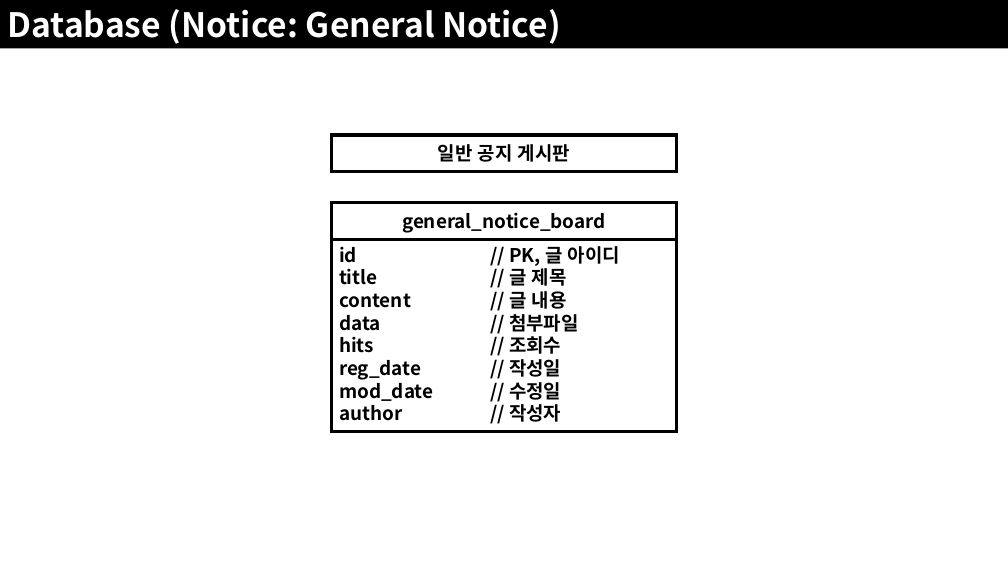
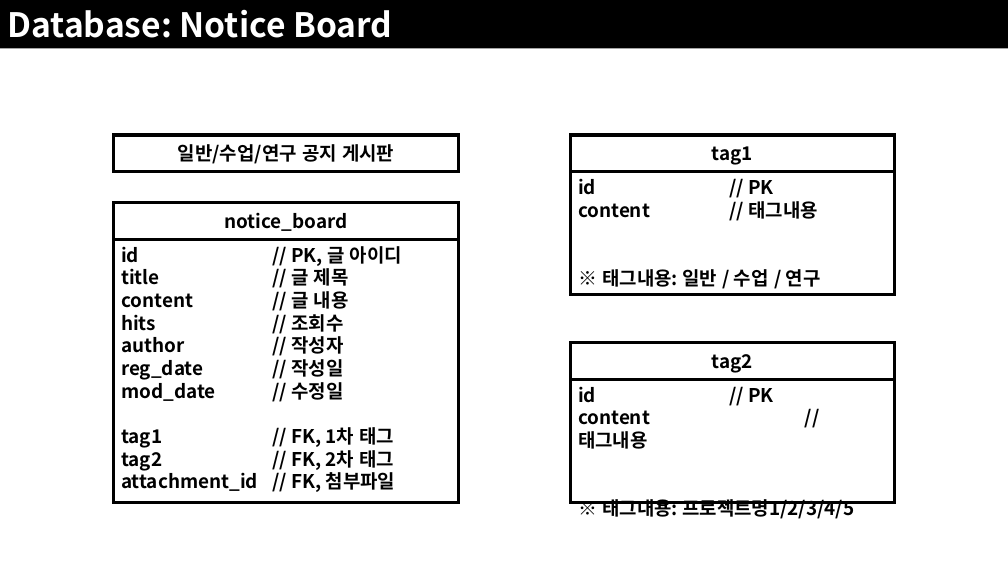
Before and after one commit to JoSihun/CGVR_Lab, a slide deck: slide 27 of documents/01_프로젝트_개발계획.pptx (slide 21 before the commit). Drawn at 1008x567 pixels with LibreOffice and Linux fonts; fonts in the diff are those of the drawing. Boxes give left, top, right and bottom in pixels: in the first picture for what was removed or moved away, otherwise in the second. Text is boxed around its words. In the diff, an @@ line names an element or a change of style, - is before the commit and + after.

```diff
--- a/documents/01_프로젝트_개발계획.pptx
+++ b/documents/01_프로젝트_개발계획.pptx
@@ text in rectangle at (x1=7, y1=9, x2=392, y2=38): text changed @@
-Database (Notice: General Notice)
+Database: Notice Board
@@ rectangle "일반/수업/연구 공지 게시판" moved from (x1=332, y1=135, x2=677, y2=172) to (x1=113, y1=135, x2=458, y2=172) @@
@@ text in rectangle at (x1=178, y1=144, x2=394, y2=164): text changed @@
-일반 공지 게시판
+일반/수업/연구 공지 게시판
@@ rectangle "notice_board" moved from (x1=332, y1=203, x2=677, y2=240) to (x1=113, y1=203, x2=458, y2=240) @@
@@ text in rectangle at (x1=224, y1=212, x2=347, y2=231): text changed @@
-general_notice_board
+notice_board
@@ rectangle "id // PK, 글 아이디" resized from (x1=332, y1=240, x2=677, y2=433) to (x1=113, y1=240, x2=458, y2=502) @@
@@ text in rectangle at (x1=509, y1=314, x2=579, y2=332): paragraph removed @@
-data // 첨부파일
@@ text in rectangle at (x1=291, y1=336, x2=343, y2=354): paragraph added @@
+author // 작성자
@@ group added at (x1=571, y1=135, x2=895, y2=502): 4 rectangles @@
+id // PK
+content // 태그내용
+※ 태그내용: 일반 / 수업 / 연구
+tag1
+id // PK
+content // 태그내용
+※ 태그내용: 프로젝트명1/2/3/4/5
+tag2
@@ text in rectangle at (x1=121, y1=427, x2=396, y2=492): text changed @@
-author // 작성자
+tag1 // FK, 1차 태그
+tag2 // FK, 2차 태그
+attachment_id // FK, 첨부파일
```
Also in this commit, not shown: 8 other slides changed, 11 slides added, 5 slides removed.
